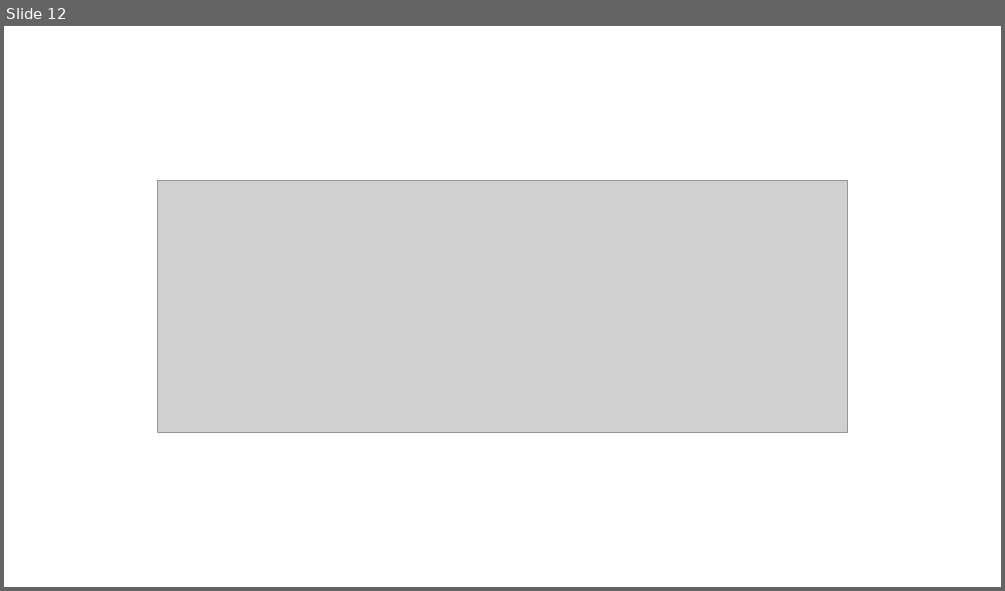
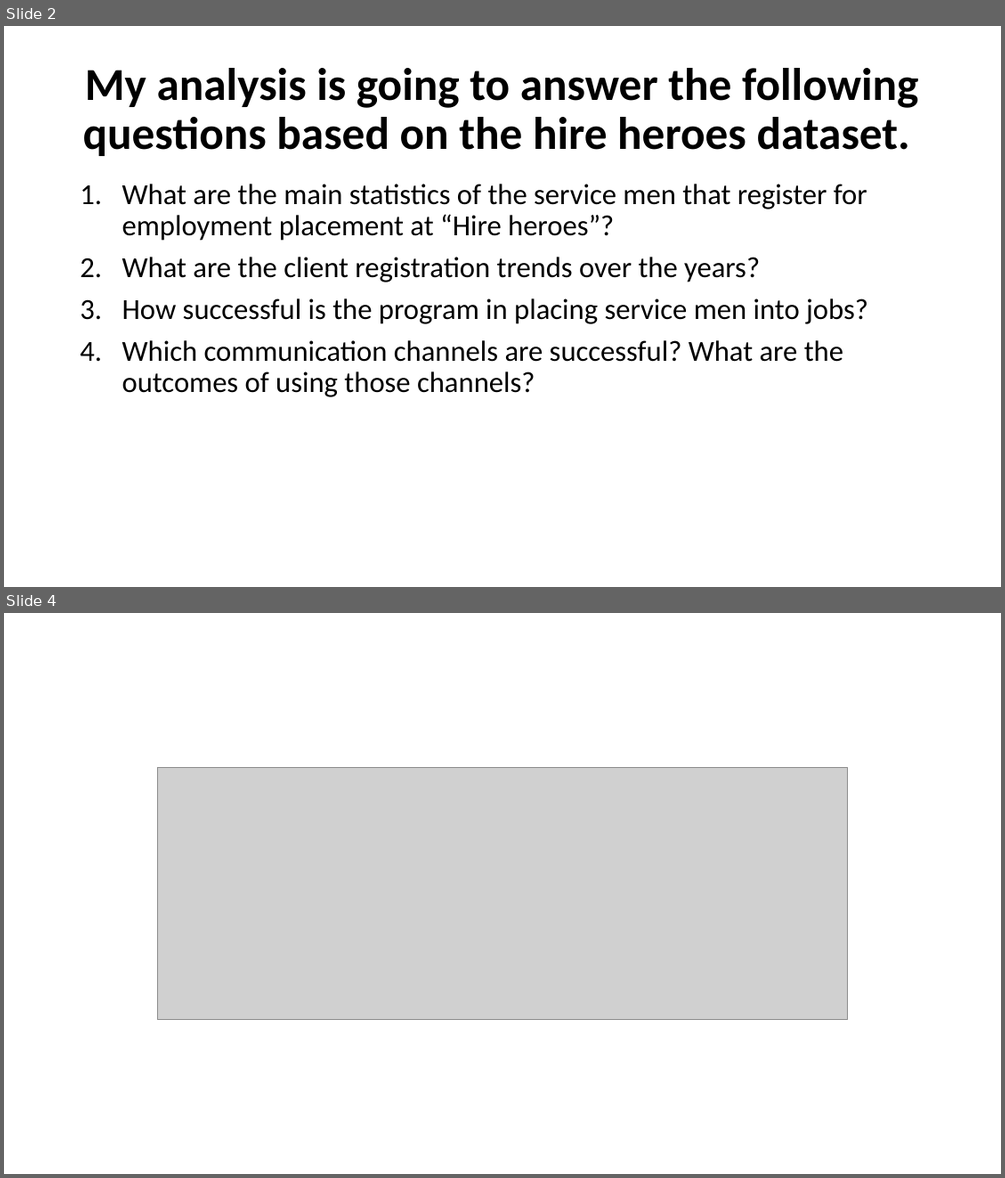
Before and after one commit to mosemb/DLTMClusterDataWareHousing, a slide deck: Tableau/DWProjectFinal.pptx. Shown one above the other, each under a label of ours: slide 12 before the commit, slides 2 and 4 after it; the slides between them are not shown. The pictures are 1005x591 and 1005x1178 pixels, drawn with LibreOffice and Linux fonts; fonts in the diff are those of the drawing; grey boxes stand for pictures. Boxes give left, top, right and bottom in pixels: in the first picture for what was removed or moved away, otherwise in the second. Text is boxed around its words. In the diff, an @@ line names an element or a change of style, - is before the commit and + after.

```diff
--- a/Tableau/DWProjectFinal.pptx
+++ b/Tableau/DWProjectFinal.pptx
@@ slide 2 added at (4,26,1001,587), background #FFFFFF @@
@@ title added at (83,68,918,156), 44 pt, text #000000, bold @@
+My analysis is going to answer the following questions based on the hire heroes dataset.
@@ text added at (122,184,868,397), 28 pt, text #000000 @@
+1. What are the main statistics of the service men that register for employment placement at “Hire heroes”?
+2. What are the client registration trends over the years?
+3. How successful is the program in placing service men into jobs?
+4. Which communication channels are successful? What are the outcomes of using those channels?
@@ what was slide 12 is now slide 4 @@
```
Also in this commit, not shown: 1 slide changed, 8 other slides added, 9 slides removed, 2 other files.
